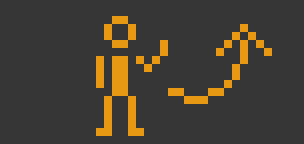
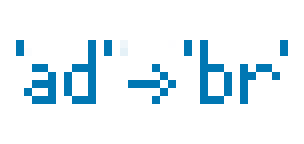
Before/after of a 304×144 layered artwork. What changed in the layer stack:
added layer "Fond 1" above "boutons" over box(0, 0, 304, 144)
added group "boutons" with 27 layers above "Calque 0" over box(0, 8, 304, 136)
added layer "rename" in group "boutons" over box(16, 40, 288, 104)
hid "paste anim", moved it into group "boutons" over box(96, 16, 272, 136)
hid "Calque 0" over box(0, 0, 304, 144)
